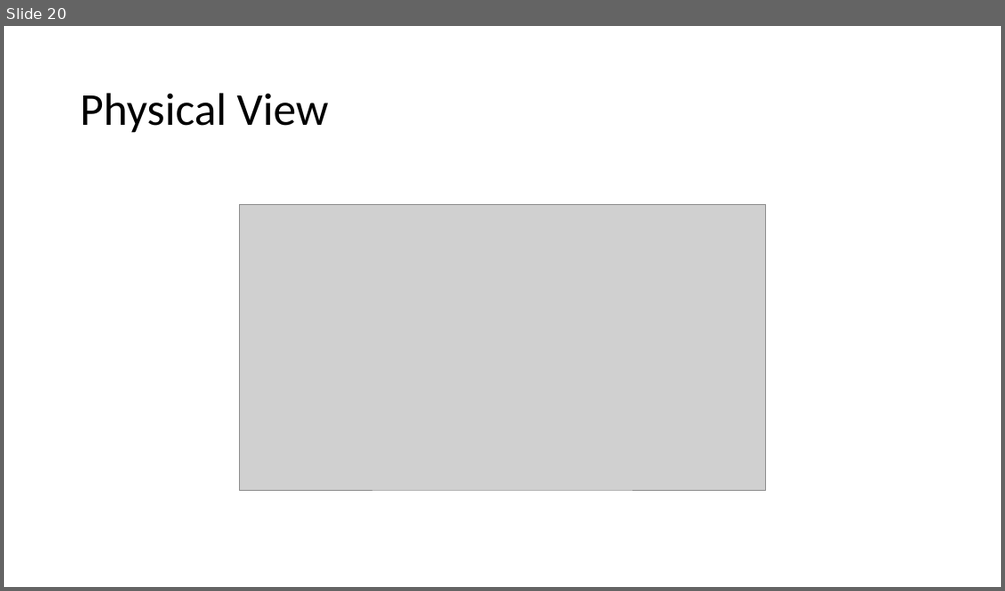
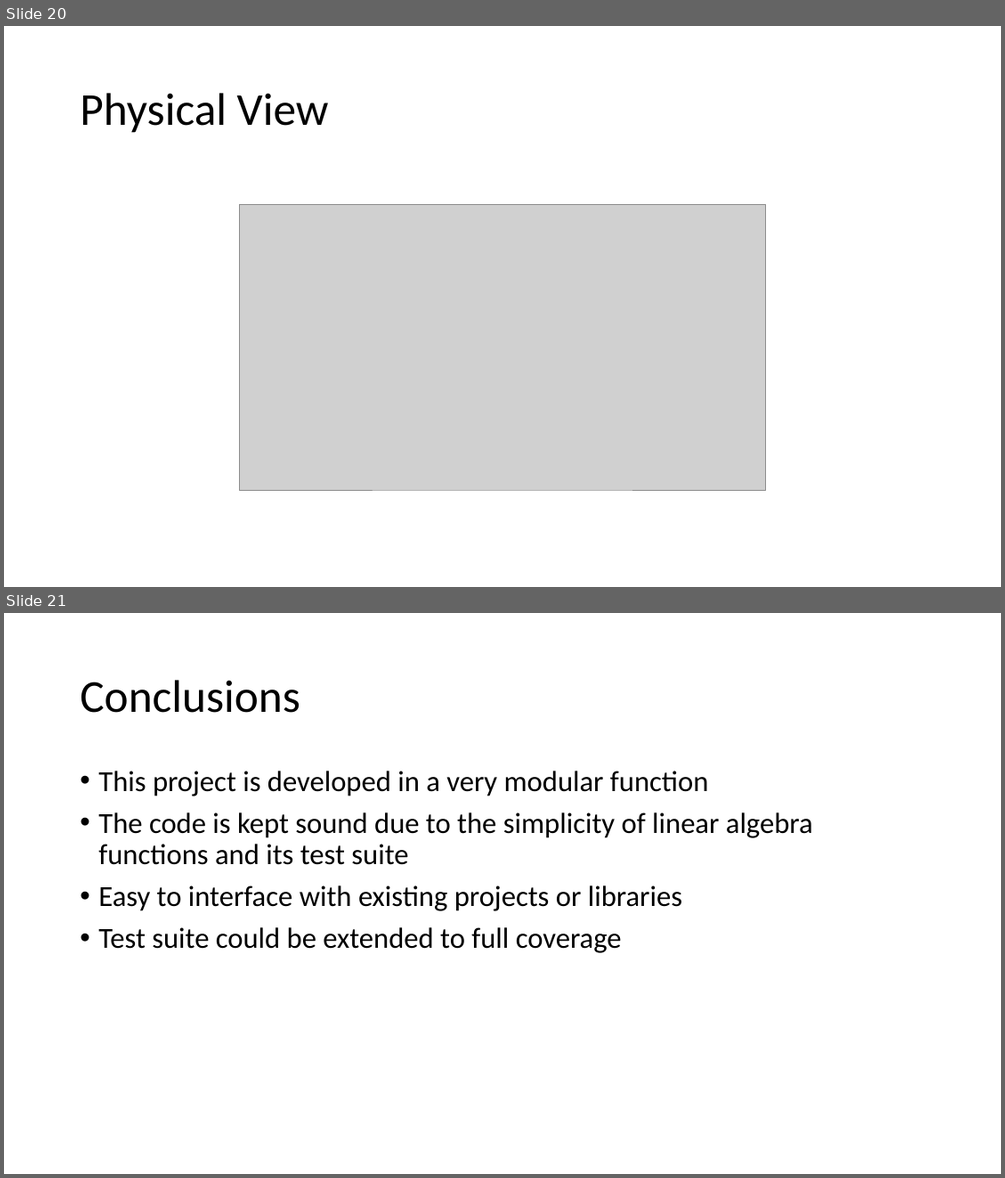
Before and after one commit to vkostyukov/la4j, a slide deck: ArchSW-docs/La4j.pptx. Shown one above the other, each under a label of ours: slide 20 before the commit, slides 20 and 21 after it. The pictures are 1005x591 and 1005x1178 pixels, drawn with LibreOffice and Linux fonts; fonts in the diff are those of the drawing; grey boxes stand for pictures. Boxes give left, top, right and bottom in pixels: in the first picture for what was removed or moved away, otherwise in the second. Text is boxed around its words. In the diff, an @@ line names an element or a change of style, - is before the commit and + after.

Commit message:
Conclusion

```diff
--- a/ArchSW-docs/La4j.pptx
+++ b/ArchSW-docs/La4j.pptx
@@ slide 21 added at [4, 613, 1001, 1174], background #FFFFFF @@
@@ title added at [80, 680, 300, 713], 44 pt, text #000000 @@
+Conclusions
@@ text added at [98, 771, 813, 953], 28 pt, text #000000 @@
+• This project is developed in a very modular function
+• The code is kept sound due to the simplicity of linear algebra functions and its test suite
+• Easy to interface with existing projects or libraries
+• Test suite could be extended to full coverage
```
Also in this commit, not shown: 2 slides changed, 2 other files.
